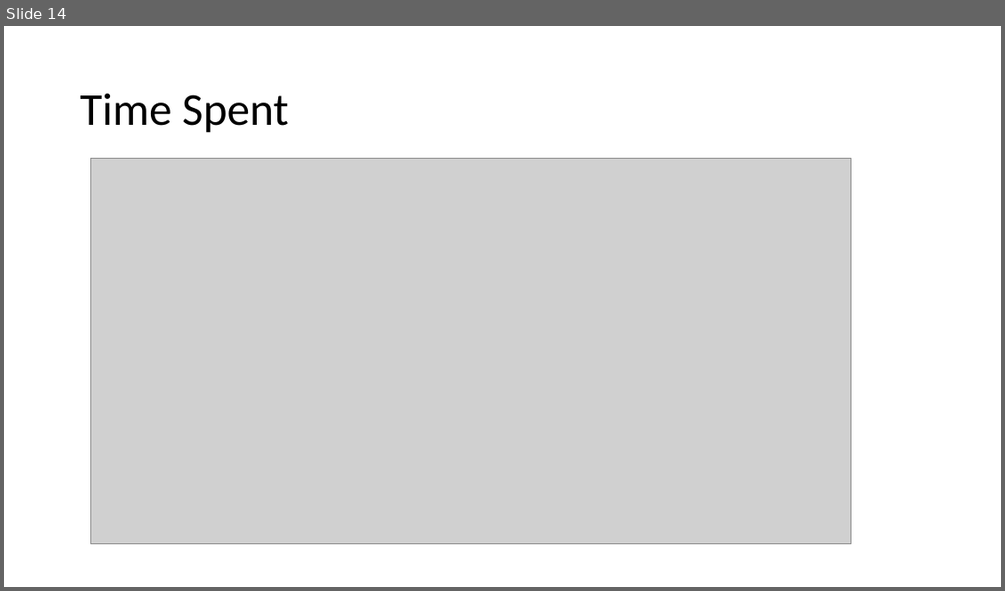
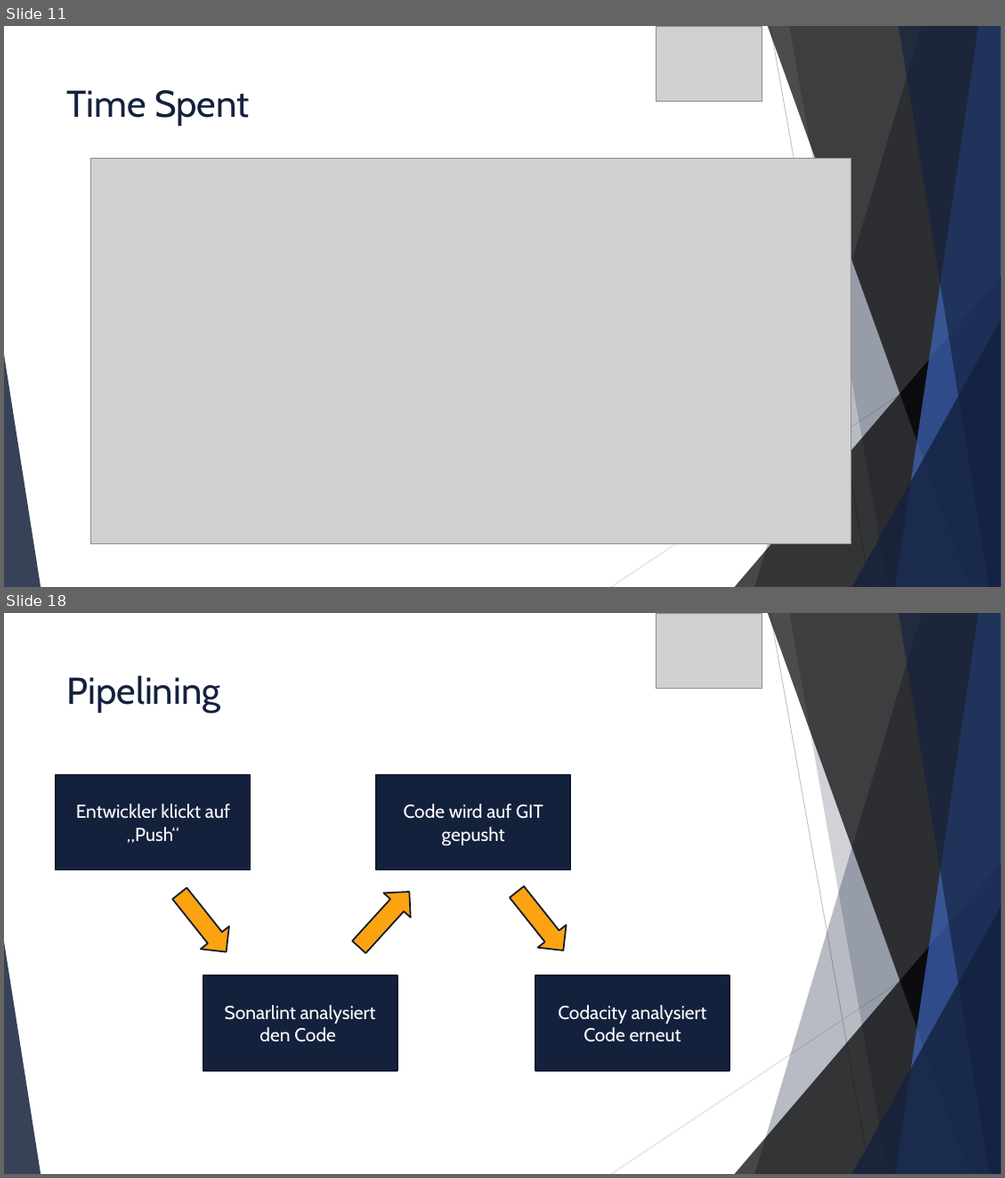
Before and after one commit to david2628/Work2Play, a slide deck: Final/W2P_final.pptx. Shown one above the other, each under a label of ours: slide 14 before the commit, slides 11 and 18 after it; the slides between them are not shown. The pictures are 1005x591 and 1005x1178 pixels, drawn with LibreOffice and Linux fonts; fonts in the diff are those of the drawing; grey boxes stand for pictures. Boxes give left, top, right and bottom in pixels: in the first picture for what was removed or moved away, otherwise in the second. Text is boxed around its words. In the diff, an @@ line names an element or a change of style, - is before the commit and + after.

```diff
--- a/Final/W2P_final.pptx
+++ b/Final/W2P_final.pptx
@@ slide 18 added at box(4, 613, 1001, 1174), background #FFFFFF; not listed: 10 template elements that a slide beside it also shows @@
@@ picture added at box(656, 613, 763, 688) @@
@@ title added at box(67, 675, 221, 713), 36 pt, text #14213D @@
+Pipelining
@@ rectangle added at box(56, 774, 250, 869), fill #14213D, outline #0F182D 1.5 pt, 18 pt, text #FFFFFF @@
+Entwickler klickt auf „Push“
@@ rectangle added at box(376, 774, 571, 869), fill #14213D, outline #0F182D 1.5 pt, 18 pt, text #FFFFFF @@
+Code wird auf GIT gepusht
@@ right arrow added at box(345, 879, 422, 959), fill #FCA311, outline #0F182D 1.5 pt @@
@@ right arrow added at box(165, 883, 241, 964), fill #FCA311, outline #0F182D 1.5 pt @@
@@ right arrow added at box(502, 881, 578, 962), fill #FCA311, outline #0F182D 1.5 pt @@
@@ rectangle added at box(202, 976, 397, 1070), fill #14213D, outline #0F182D 1.5 pt, 18 pt, text #FFFFFF @@
+Sonarlint analysiert den Code
@@ rectangle added at box(535, 976, 730, 1070), fill #14213D, outline #0F182D 1.5 pt, 18 pt, text #FFFFFF @@
+Codacity analysiert Code erneut
@@ what was slide 14 is now slide 11 @@
@@ slide 11 changed as well @@
@@ picture added at box(656, 26, 763, 101) @@
@@ title "Time Spent": place and size @@
-title "Time Spent" at box(80, 93, 289, 133)
+title "Time Spent" at box(67, 90, 249, 126)
@@ title "Time Spent" at box(67, 90, 249, 126): size 44 to 36 pt, font Calibri to Cabin, text colour #000000 to #14213D; line spacing 0.9 to 1; vertical alignment middle to top @@
@@ group added at box(4, 26, 1001, 587): 5 freeform shapes, 3 triangles, 2 lines @@
```
Also in this commit, not shown: 12 other slides changed, 11 other slides added, 10 slides removed.
